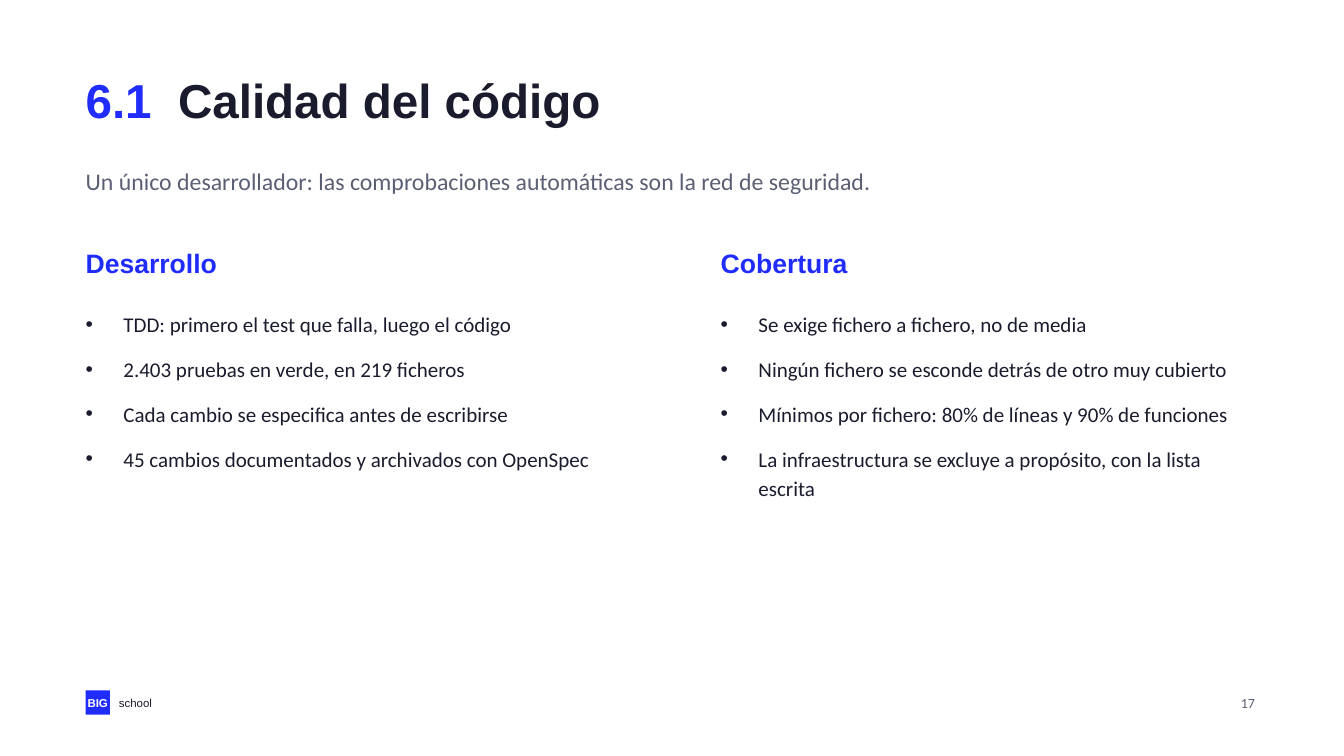
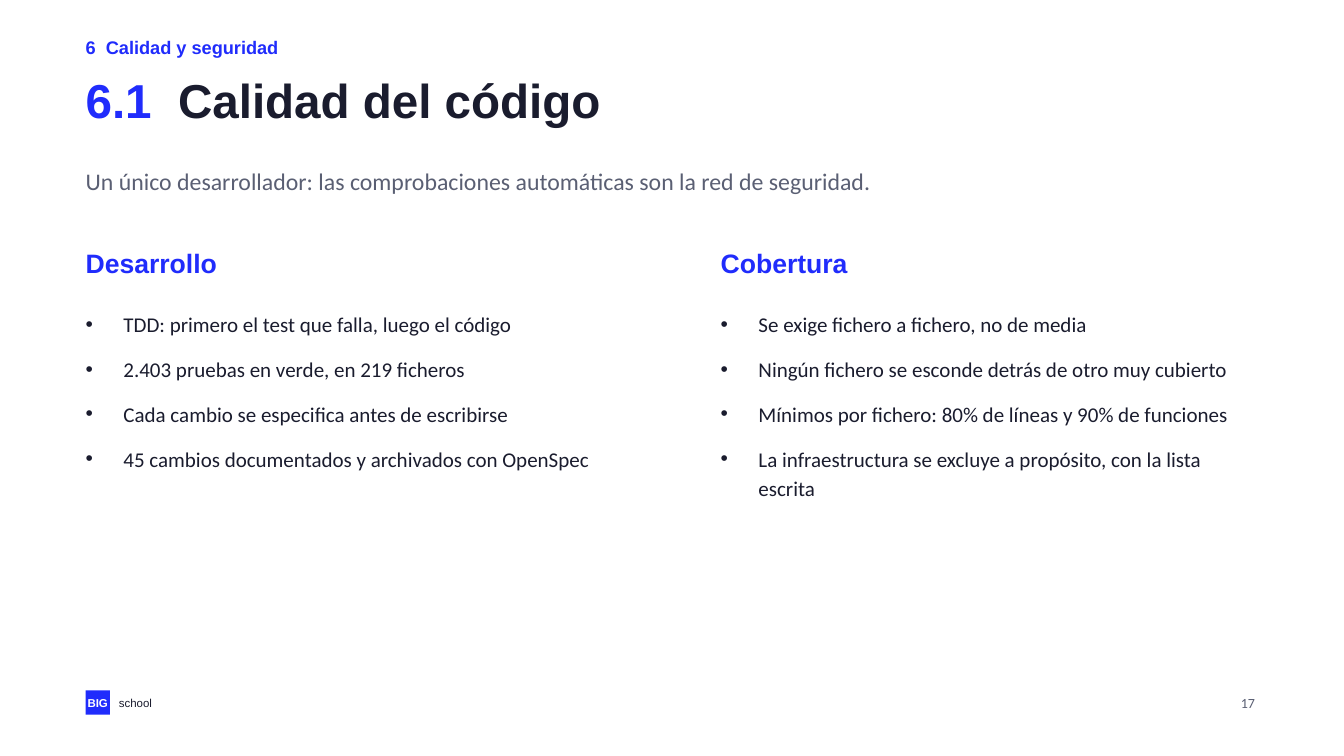
Before and after one commit to NovilloQuinta/intelligent-automotive-diagnostics, a slide deck: slide 17 of docs/presentacion/tfm-intelligent-automotive-diagnostics.pptx. Drawn at 1344x756 pixels with LibreOffice and Linux fonts; fonts in the diff are those of the drawing. Boxes give left, top, right and bottom in pixels: in the first picture for what was removed or moved away, otherwise in the second. Text is boxed around its words. In the diff, an @@ line names an element or a change of style, - is before the commit and + after.

```diff
--- a/docs/presentacion/tfm-intelligent-automotive-diagnostics.pptx
+++ b/docs/presentacion/tfm-intelligent-automotive-diagnostics.pptx
@@ text added at (x1=86, y1=40, x2=279, y2=58), 13 pt, text #202CFC, bold @@
+6 Calidad y seguridad
```
Also in this commit, not shown: 6 other slides changed, 3 other files.
